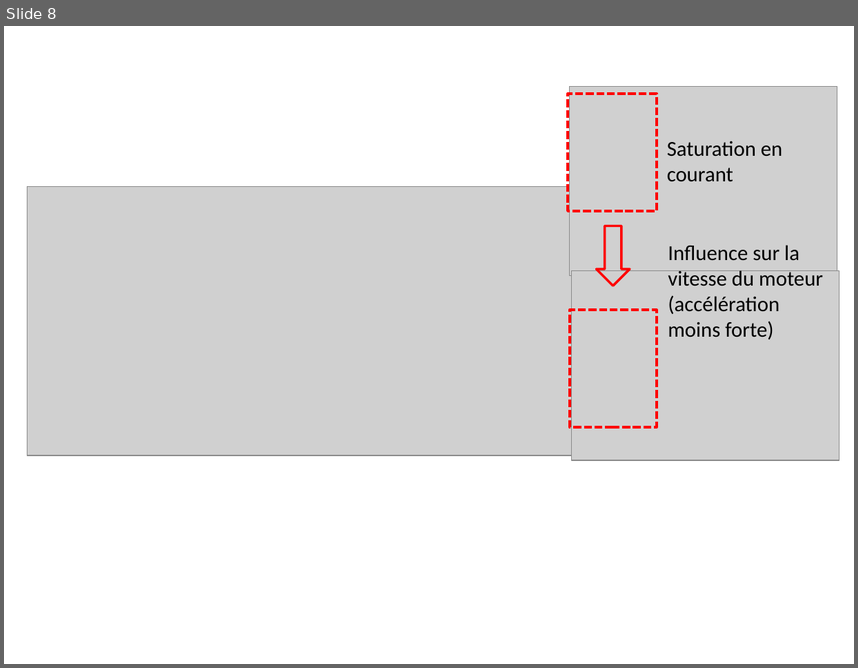
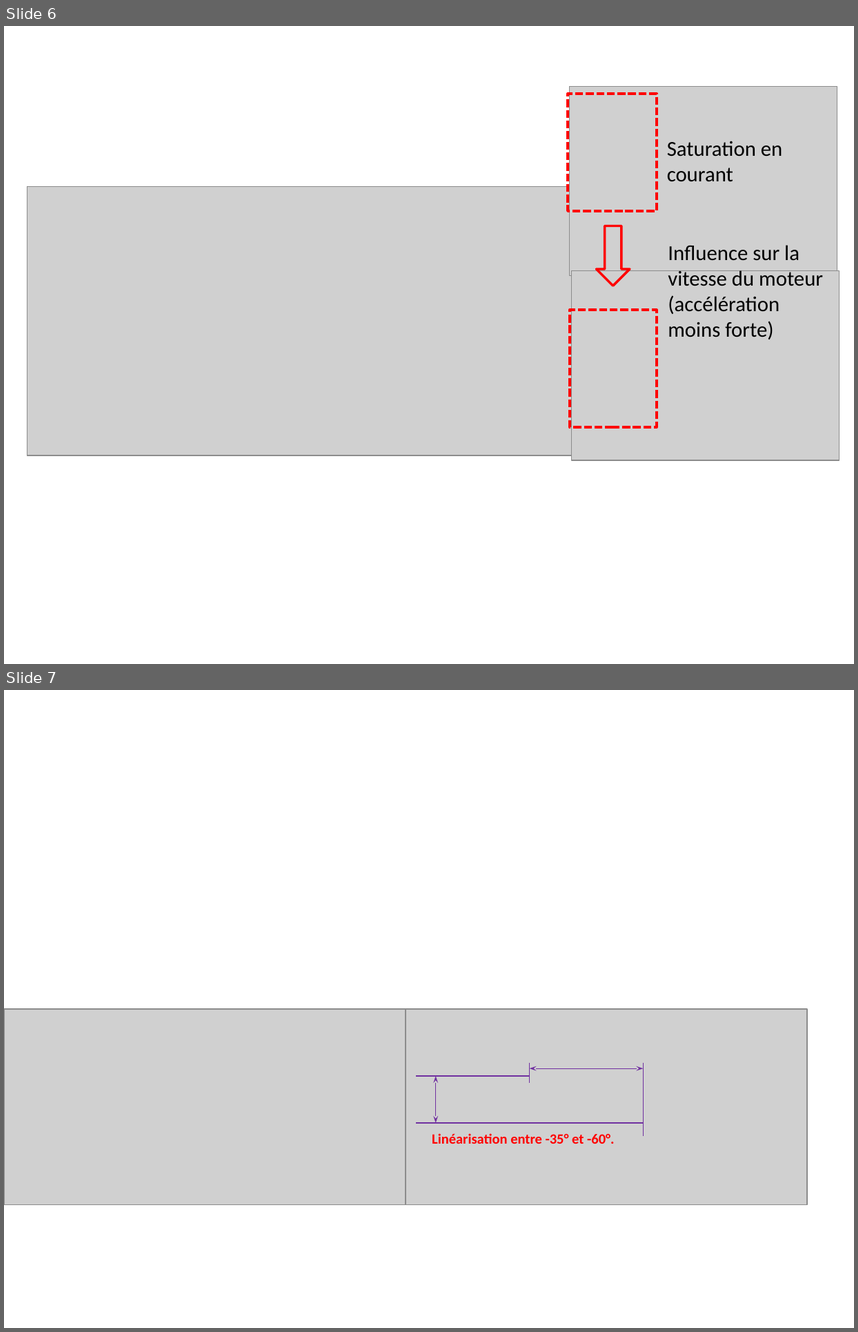
Before and after one commit to xpessoles/Cy_01_PSI_ModelisationLinNonLin, a slide deck: Cours/01_Modelisation_Multiphysique/images/Figures.pptx. Shown one above the other, each under a label of ours: slide 8 before the commit, slides 6 and 7 after it. The pictures are 858x668 and 858x1332 pixels, drawn with LibreOffice and Linux fonts; fonts in the diff are those of the drawing; grey boxes stand for pictures. Boxes give left, top, right and bottom in pixels: in the first picture for what was removed or moved away, otherwise in the second. Text is boxed around its words. In the diff, an @@ line names an element or a change of style, - is before the commit and + after.

```diff
--- a/Cours/01_Modelisation_Multiphysique/images/Figures.pptx
+++ b/Cours/01_Modelisation_Multiphysique/images/Figures.pptx
@@ slide 7 added at (x1=4, y1=690, x2=854, y2=1328), background #FFFFFF @@
@@ picture added at (x1=4, y1=1009, x2=406, y2=1204) @@
@@ picture added at (x1=406, y1=1009, x2=806, y2=1204) @@
@@ line added from (529, 1076) to (415, 1076), #7030A0 0.75 pt @@
@@ double arrow added from (436, 1076) to (436, 1123), #7030A0 0.75 pt @@
@@ line added from (529, 1063) to (529, 1083), #7030A0 0.75 pt @@
@@ double arrow added from (529, 1068) to (643, 1068), #7030A0 0.75 pt @@
@@ line added from (643, 1063) to (643, 1136), #7030A0 0.75 pt @@
@@ line added from (643, 1123) to (415, 1123), #7030A0 0.75 pt @@
@@ text added at (x1=432, y1=1133, x2=615, y2=1143), 12 pt, text #FF0000, bold @@
+Linéarisation entre -35° et -60°.
@@ what was slide 8 is now slide 6 @@
```
Also in this commit, not shown: 4 other files.
